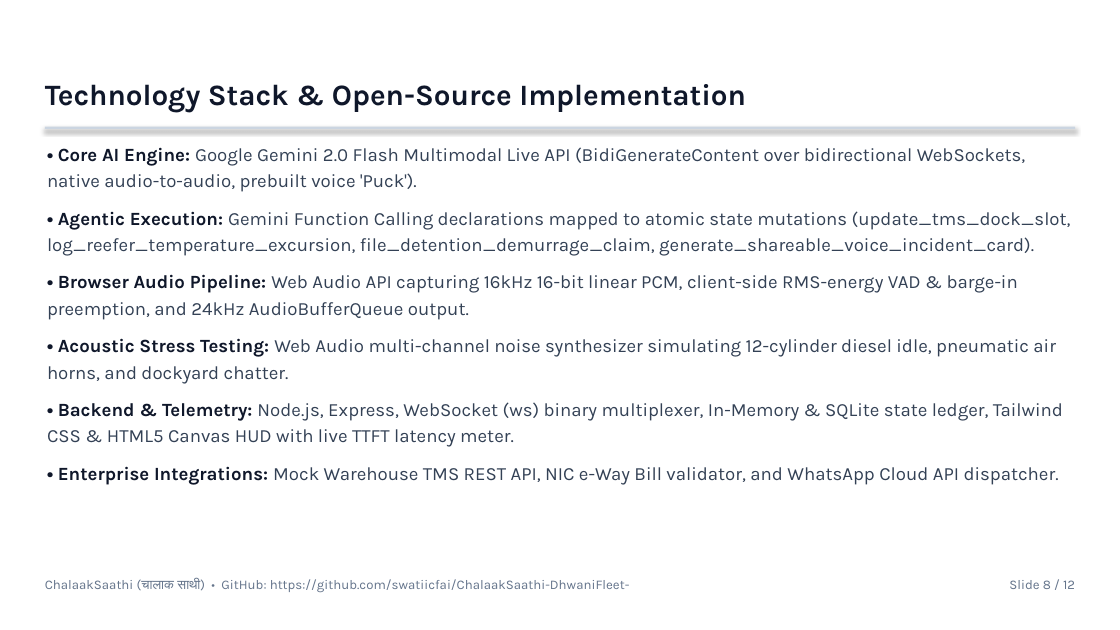
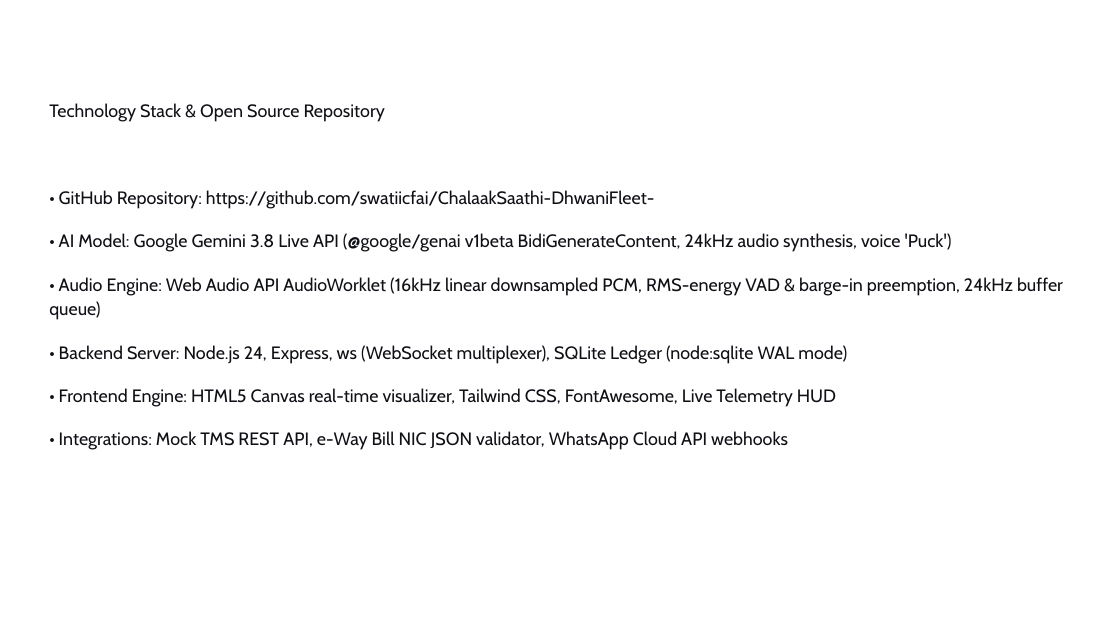
Before and after one commit to swatiicfai/ChalaakSaathi-DhwaniFleet-, a slide deck: slide 8 of ChalaakSaathi_Idea_Submission_Deck.pptx. Drawn at 1120x630 pixels with LibreOffice and Linux fonts; fonts in the diff are those of the drawing; background and template pictures are left out. Boxes give left, top, right and bottom in pixels: in the first picture for what was removed or moved away, otherwise in the second. Text is boxed around its words. In the diff, an @@ line names an element or a change of style, - is before the commit and + after.

Commit message:
feat: Upgrade to Gemini 3.8 Live (@google/genai v1beta), SQLite persistence, AudioWorklet 16kHz PCM capture, and clean Hack2Skill submission package

```diff
--- a/ChalaakSaathi_Idea_Submission_Deck.pptx
+++ b/ChalaakSaathi_Idea_Submission_Deck.pptx
@@ text removed at box(45, 84, 746, 112) @@
-Technology Stack & Open-Source Implementation
@@ text at box(49, 103, 1063, 450): text changed; size 12 to 11.5 pt; font Karla to Cabin; text colour #334155 to #0F1016 @@
-• Core AI Engine: Google Gemini 2.0 Flash Multimodal Live API (BidiGenerateContent over bidirectional WebSockets, native audio-to-audio, prebuilt voice 'Puck').
-• Agentic Execution: Gemini Function Calling declarations mapped to atomic state mutations (update_tms_dock_slot, log_reefer_temperature_excursion, file_detention_demurrage_claim, generate_shareable_voice_incident_card).
-• Browser Audio Pipeline: Web Audio API capturing 16kHz 16-bit linear PCM, client-side RMS-energy VAD & barge-in preemption, and 24kHz AudioBufferQueue output.
-• Acoustic Stress Testing: Web Audio multi-channel noise synthesizer simulating 12-cylinder diesel idle, pneumatic air horns, and dockyard chatter.
-• Backend & Telemetry: Node.js, Express, WebSocket (ws) binary multiplexer, In-Memory & SQLite state ledger, Tailwind CSS & HTML5 Canvas HUD with live TTFT latency meter.
-• Enterprise Integrations: Mock Warehouse TMS REST API, NIC e-Way Bill validator, and WhatsApp Cloud API dispatcher.
+Technology Stack & Open Source Repository
+• GitHub Repository: https://github.com/swatiicfai/ChalaakSaathi-DhwaniFleet-
+• AI Model: Google Gemini 3.8 Live API (@google/genai v1beta BidiGenerateContent, 24kHz audio synthesis, voice 'Puck')
+• Audio Engine: Web Audio API AudioWorklet (16kHz linear downsampled PCM, RMS-energy VAD & barge-in preemption, 24kHz buffer queue)
+• Backend Server: Node.js 24, Express, ws (WebSocket multiplexer), SQLite Ledger (node:sqlite WAL mode)
+• Frontend Engine: HTML5 Canvas real-time visualizer, Tailwind CSS, FontAwesome, Live Telemetry HUD
+• Integrations: Mock TMS REST API, e-Way Bill NIC JSON validator, WhatsApp Cloud API webhooks
@@ rectangle removed at box(45, 127, 1075, 129) @@
@@ text removed at box(45, 579, 630, 592) @@
-ChalaakSaathi (चालाक साथी) • GitHub: https://github.com/swatiicfai/ChalaakSaathi-DhwaniFleet-
@@ text removed at box(1009, 580, 1075, 589) @@
-Slide 8 / 12
```
Also in this commit, not shown: 8 other slides changed, 3 slides added, 3 slides removed, 17 other files.
